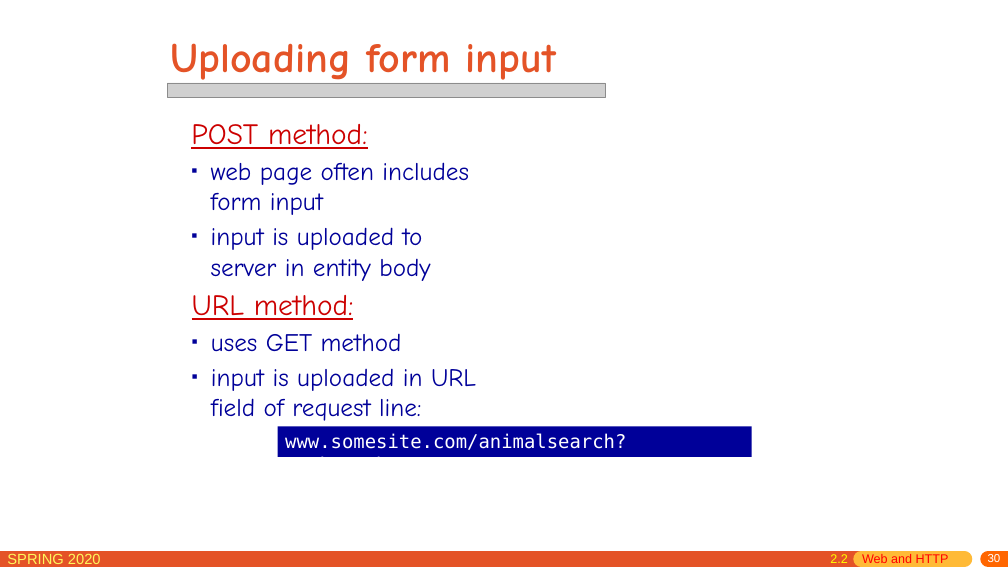
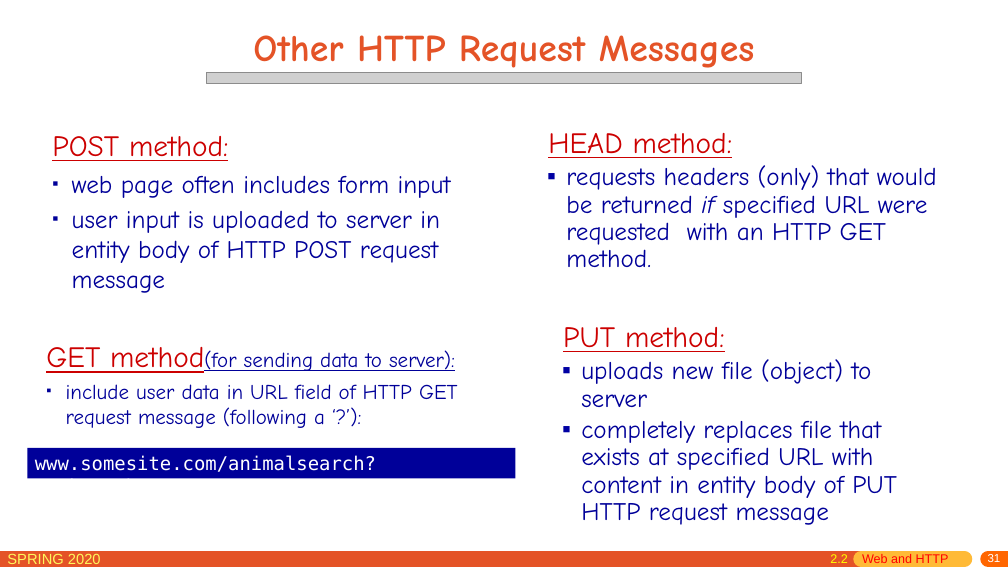
Before and after one commit to network-distributed/presentations, a slide deck: slide 31 of chapter2.pptx (slide 30 before the commit). Drawn at 1008x567 pixels with LibreOffice and Linux fonts; fonts in the diff are those of the drawing; grey boxes stand for pictures. Boxes give left, top, right and bottom in pixels: in the first picture for what was removed or moved away, otherwise in the second. Text is boxed around its words. In the diff, an @@ line names an element or a change of style, - is before the commit and + after.

```diff
--- a/chapter2.pptx
+++ b/chapter2.pptx
@@ title removed at bbox=[170, 43, 556, 87] @@
-Uploading form input
@@ text added at bbox=[253, 35, 755, 74], 36 pt, text #E45327, bold @@
+Other HTTP Request Messages
@@ picture: place and size @@
-picture at bbox=[167, 83, 605, 98]
+picture at bbox=[206, 73, 802, 83]
@@ text "POST method:": place and size @@
-text "POST method:" at bbox=[191, 124, 469, 281]
+text "POST method:" at bbox=[52, 136, 451, 293]
@@ text added at bbox=[548, 133, 937, 267], 24 pt, text #000099 @@
+HEAD method:
+▪ requests headers (only) that would be returned if specified URL were requested with an HTTP GET method.
@@ text at bbox=[72, 211, 440, 293]: text changed @@
-▪ input is uploaded to server in entity body
+▪ user input is uploaded to server in entity body of HTTP POST request message
@@ text added at bbox=[563, 327, 897, 525], 24 pt, text #000099 @@
+PUT method:
+▪ uploads new file (object) to server
+▪ completely replaces file that exists at specified URL with content in entity body of PUT HTTP request message
@@ text at bbox=[46, 347, 458, 428]: text changed; size 24 to 20 pt @@
-URL method:
-▪ uses GET method
-▪ input is uploaded in URL field of request line:
+GET method(for sending data to server):
+▪ include user data in URL field of HTTP GET request message (following a ‘?’):
@@ rectangle "www.somesite.com/animalsearch?monkeys&banana": place and size @@
-rectangle "www.somesite.com/animalsearch?monkeys&banana" at bbox=[278, 426, 752, 457]
+rectangle "www.somesite.com/animalsearch?monkeys&banana" at bbox=[27, 448, 516, 478]
@@ page number at bbox=[988, 554, 1001, 562]: text changed @@
-30
+31
```
Also in this commit, not shown: 35 other slides changed, 6 slides added, 1 other file.
